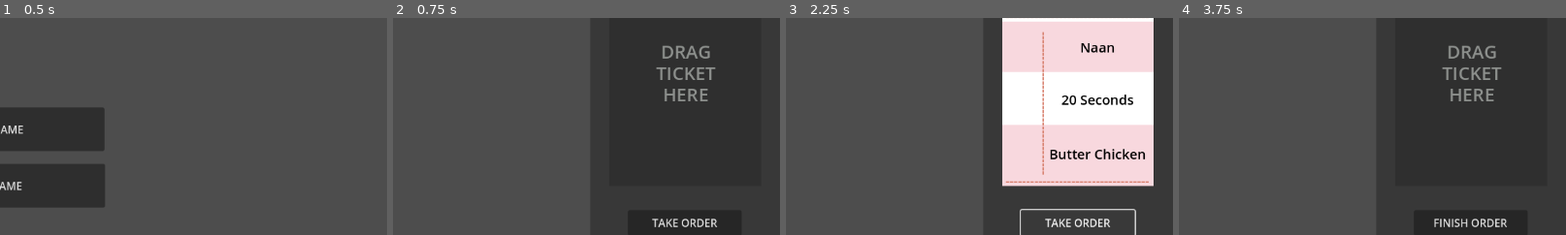
Above: before the commit, frames 1-4 (left to right).
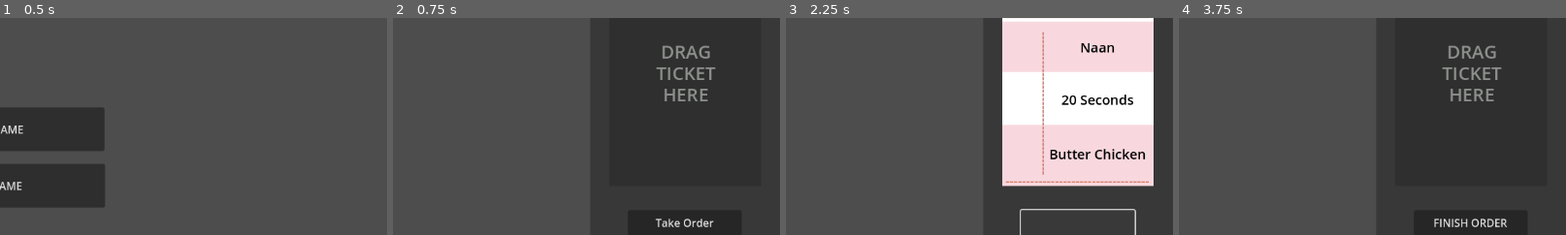
Above: after the commit, the same moments.

Repository: trishadar/PapasRotiria
Game: Godot game, scene res://main.tscn
Two runs of this game, one before a commit and one after it. Both use one fixed random seed, a clock stepped at 60 frames per second and the inputs below.
Inputs (mouse positions are % of the whole screen's width and height, from its top left):
- Up to frame 1 (0.5 s): no input
- Up to frame 2 (0.75 s): click "START GAME" at 0.5 s
- Up to frame 3 (2.25 s): click (77, 7) at 1.25 s; click "TAKE ORDER" (after the commit: "Take Order") at 2 s
- Up to frame 4 (3.75 s): click (88, 84) at 2.75 s; click (96, 7) at 3.5 s
The pictures show only the part of the screen within x 50-100%, y 37-86%; the shares and areas given below are measured in that part.

Frame 1 is identical in both runs. In frame 2, 0.5% of the frame differs, in the area x 66-84%, y 92-97%; in frame 3, 0.4%; in frame 4, nothing differs.

Commit message:
Update order.gd

Diff:
--- a/project/order.gd
+++ b/project/order.gd
@@ -6,6 +6,7 @@
 @onready var rollButton = $rollButton
 @onready var cookButton = $cookButton
 @onready var curryButton = $curryButton
+@onready var takeOrderButton = $takeOrderButton
 
 func _on_order_button_pressed() -> void:
 	get_tree().change_scene_to_file("res://order.tscn")
@@ -26,9 +27,11 @@
 func _on_take_order_button_pressed() -> void:
 	ticket.visible = true
 	globalData.ticketOccupied = true
+	takeOrderButton.text = " "
 
 func _on_ready() -> void:
 	help.text = globalData.helpText
+	takeOrderButton.text = "Take Order"
 
 func _process(delta):
 	if orderButton.is_hovered():
